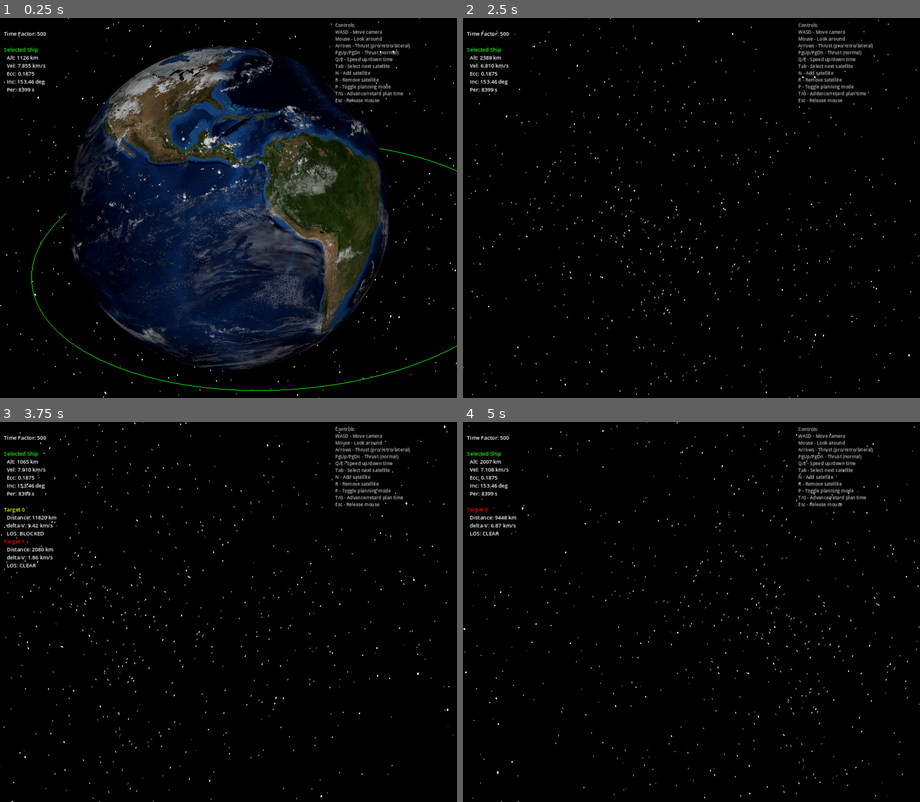
Above: before the commit, frames 1-4 (two rows, left to right).
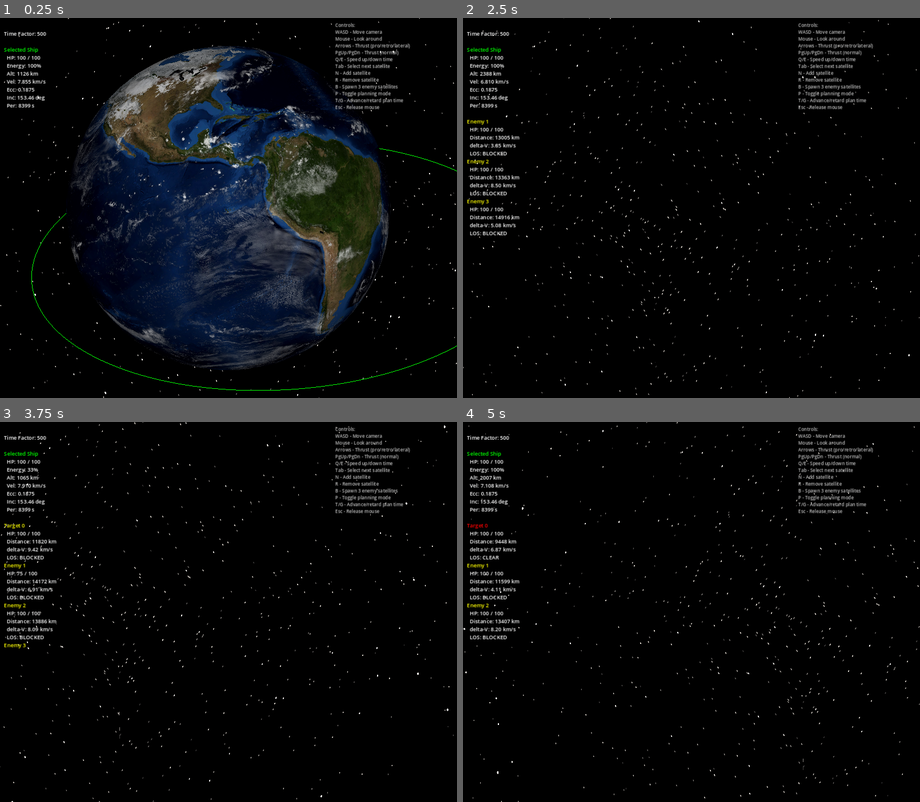
Above: after the commit, the same moments.

Repository: mellenburg/game
Game: Godot game, scene res://scenes/main.tscn
Same seed, same stepped clock (60 frames per second), same inputs: the game is played once before the commit and once after it.
Inputs (mouse positions are in pixels of both pictures, inside the frame that each line leads up to):
- Up to frame 1 (0.25 s): no input
- Up to frame 2 (2.5 s): tap Enter at 0.5 s; move the mouse to (714, 208) at 0.52 s; hold W (move_forward) from 0.53 s (still down); tap N (add_satellite) at 0.6 s; tap R (remove_satellite) at 0.8, 1.35 s; move the mouse to (668, 208) at 1.27 s; tap Tab (select_next) at 1.55, 2.1 s; move the mouse to (700, 200) at 2.02 s; tap B (add_enemies, bound only after the commit) at 2.3 s
- Up to frame 3 (3.75 s): keep holding W (move_forward); move the mouse to (223, 619) at 2.77 s; tap B (add_enemies, bound only after the commit) at 2.85 s; tap N (add_satellite) at 3.05, 3.6 s; move the mouse to (260, 615) at 3.52 s
- Up to frame 4 (5 s): keep holding W (move_forward); tap R (remove_satellite) at 3.8 s; move the mouse to (654, 608) at 4.27 s; tap T (planning_advance) at 4.35 s; tap Tab (select_next) at 4.55 s

The runs differ from the first frame. In frame 1, 0.7% of the frame differs, in the area x 1-89%, y 9-25%; in frame 2, 1.7%; in frame 3, 1.9%, in the area x 0-89%, y 9-60%; in frame 4, 1.8%.

Commit message:
Add basic combat: teams, HP, energy lasers, auto-fire, enemy spawn
Each Satellite now carries team / HP (100) / optional Weapon. Player
ships are armed with a LaserWeapon that recharges 1% per simulated
second (so time-warp speeds it up), fires only at full charge, picks
the closest enemy with clear LOS, and deals 25 HP. Tower-defense:
EarthSystem._physics_process auto-charges and auto-fires every tick,
then sweeps real_satellites for HP-zero or NaN-orbit ships and frees
them (mirroring removal in planning_satellites).

Press B to spawn three unarmed enemies in random circular orbits
(altitude 600-2000 km, random orientation) — stable so they orbit
predictably until destroyed. Tab cycles only player ships; thrust
input is rejected on enemies. HUD shows HP and weapon energy.

Weapon is a thin RefCounted base class so future kinetic / missile
types are one new file, not a match cascade.

Tests cover charge accumulation/clamping, fire gating, same-team
rejection, LOS blocking, dead-target rejection, kill-after-4-hits.

Diff:
--- a/godot/project.godot
+++ b/godot/project.godot
@@ -97,6 +97,10 @@
 "deadzone": 0.5,
 "events": [Object(InputEventKey,"resource_local_to_scene":false,"resource_name":"","device":-1,"window_id":0,"alt_press …(191 unchanged characters)…
 }
+add_enemies={
+"deadzone": 0.5,
+"events": [Object(InputEventKey,"resource_local_to_scene":false,"resource_name":"","device":-1,"window_id":0,"alt_pressed":false,"shift_pressed":false,"ctrl_pressed":false,"meta_pressed":false,"pressed":false,"keycode":0,"physical_keycode":66,"key_label":0,"unicode":0,"location":0,"echo":false,"script":null)]
+}
 
 [physics]
 
--- a/godot/scenes/main.tscn
+++ b/godot/scenes/main.tscn
@@ -103,6 +103,7 @@
 Tab - Select next satellite
 N - Add satellite
 R - Remove satellite
+B - Spawn 3 enemy satellites
 P - Toggle planning mode
 T/G - Advance/retard plan time
 Esc - Release mouse[/color][/font_size]"
--- a/godot/scripts/earth_system.gd
+++ b/godot/scripts/earth_system.gd
@@ -8,12 +8,17 @@
 const Earth = preload("res://scripts/earth.gd")
 const HUD = preload("res://scripts/hud.gd")
 const OrbitCamera = preload("res://scripts/orbit_camera.gd")
+const EarthOrbit = preload("res://scripts/earth_orbit.gd")
 
 const TIME_FACTOR_MIN: int = 0
 const TIME_FACTOR_MAX: int = 5000
 const TIME_FACTOR_RATE: int = 60       # changes per second while held
 const PLANNING_DT_MAX: int = 86400 * 7  # one week of plan window
 
+const ENEMIES_PER_SPAWN: int = 3
+const ENEMY_ALT_MIN_KM: float = 600.0
+const ENEMY_ALT_MAX_KM: float = 2000.0
+
 @export var time_factor: int = 500
 var planning_dt: int = 0
 var planning_mode: bool = false
@@ -25,6 +30,7 @@
 
 var _time_factor_accum: float = 0.0
 var _planning_dt_accum: float = 0.0
+var _rng := RandomNumberGenerator.new()
 
 @onready var earth: Earth = $Earth as Earth
 @onready var camera: OrbitCamera = $OrbitCamera as OrbitCamera
@@ -37,6 +43,7 @@
 
 
 func _ready() -> void:
+	_rng.randomize()
 	add_satellite()
 	if not real_satellites.is_empty():
 		real_satellites[0].select()
@@ -56,6 +63,9 @@
 	earth.advance_phase(sim_delta)
 	for sat in real_satellites:
 		sat.advance_time(sim_delta)
+	_process_combat(sim_delta)
+	_remove_dead_satellites()
+	for sat in real_satellites:
 		sat.render_orbit(true)
 
 	if planning_mode:
@@ -68,13 +78,72 @@
 			# given the queued thrust".
 			var plan_sat := planning_satellites[i]
 			plan_sat.clone_orbit_from(real_satellites[i])
-			if plan_sat.orbit_alive and window > 0.0:
+			if plan_sat.orbit_alive and plan_sat.alive and window > 0.0:
 				plan_sat.advance_time(window)
 			plan_sat.render_orbit(i == planning_selected)
 			plan_sat.visible = true
 	else:
 		for sat in planning_satellites:
 			sat.visible = false
+
+
+# Charge weapons and let any armed satellite auto-fire on the closest
+# valid enemy (LOS clear, opposing team, both alive). Tower-defense:
+# no player input needed.
+func _process_combat(sim_delta: float) -> void:
+	for sat in real_satellites:
+		if not sat.alive or sat.weapon == null:
+			continue
+		sat.weapon.charge(sim_delta)
+		if not sat.weapon.can_fire():
+			continue
+		var target := _pick_target(sat)
+		if target != null:
+			sat.weapon.fire(sat, target)
+
+
+func _pick_target(attacker: Satellite) -> Satellite:
+	var best: Satellite = null
+	var best_d2 := INF
+	for other in real_satellites:
+		if other == attacker:
+			continue
+		if not attacker.weapon.is_target_in_engagement_envelope(attacker, other):
+			continue
+		var d2: float = (other.orbit.r - attacker.orbit.r).length_squared()
+		if d2 < best_d2:
+			best_d2 = d2
+			best = other
+	return best
+
+
+func _remove_dead_satellites() -> void:
+	var i := 0
+	while i < real_satellites.size():
+		var sat := real_satellites[i]
+		if sat.alive and sat.orbit_alive:
+			i += 1
+			continue
+		# Mirror removal in planning so indices stay aligned.
+		if i < planning_satellites.size():
+			var plan_sat: Satellite = planning_satellites[i]
+			planning_satellites.remove_at(i)
+			plan_sat.queue_free()
+		real_satellites.remove_at(i)
+		sat.queue_free()
+		if i < selected_ship:
+			selected_ship -= 1
+		if i < planning_selected:
+			planning_selected -= 1
+	if real_satellites.is_empty():
+		selected_ship = 0
+		planning_selected = 0
+		return
+	selected_ship = clampi(selected_ship, 0, real_satellites.size() - 1)
+	planning_selected = clampi(planning_selected, 0, maxi(planning_satellites.size() - 1, 0))
+	# Picking a fresh selection above can leave the new ship un-highlighted.
+	if not real_satellites[selected_ship].selected:
+		real_satellites[selected_ship].select()
 
 
 func _process_continuous_input(delta: float) -> void:
@@ -109,13 +178,18 @@
 		planning_dt = clampi(planning_dt + dt_step, 0, PLANNING_DT_MAX)
 		_planning_dt_accum -= float(dt_step)
 
-	# Apply thrust to whichever satellite is "hot".
+	# Apply thrust to whichever satellite is "hot". Enemies are not
+	# operator-controlled, so refuse thrust input on them; a stale
+	# selection pointing at an enemy after a player ship died just means
+	# the keys do nothing this frame.
 	var target_satellites: Array[Satellite] = (
 		planning_satellites if planning_mode else real_satellites
 	)
 	var idx := planning_selected if planning_mode else selected_ship
 	if not target_satellites.is_empty() and idx >= 0 and idx < target_satellites.size():
-		target_satellites[idx].set_maneuver(thrust)
+		var sat := target_satellites[idx]
+		if sat.team == Satellite.TEAM_PLAYER:
+			sat.set_maneuver(thrust)
 
 
 func _process_one_shot_input() -> void:
@@ -127,6 +201,8 @@
 		remove_satellite()
 	if Input.is_action_just_pressed("toggle_planning"):
 		toggle_planning()
+	if Input.is_action_just_pressed("add_enemies"):
+		add_enemies()
 
 
 func add_satellite() -> void:
@@ -137,6 +213,51 @@
 	real_satellites.append(sat)
 	selected_ship = real_satellites.size() - 1
 	sat.select()
+
+
+# Spawn a fixed batch of unarmed enemies in random circular orbits.
+# Circular keeps them stable (no decay, no escape) so they're easy
+# tower-defense fodder; random altitude + orientation gives variety
+# without relying on hand-authored elements.
+func add_enemies(count: int = ENEMIES_PER_SPAWN) -> void:
+	for _i in range(count):
+		var sat := _make_enemy_in_random_orbit()
+		satellite_container.add_child(sat)
+		real_satellites.append(sat)
+
+
+func _make_enemy_in_random_orbit() -> Satellite:
+	var sat := Satellite.new()
+	sat.team = Satellite.TEAM_ENEMY
+	sat.weapon = null  # Enemies are unarmed in the MVP.
+
+	var altitude := _rng.randf_range(ENEMY_ALT_MIN_KM, ENEMY_ALT_MAX_KM)
+	var radius := EarthOrbit.EARTH_RADIUS_KM + altitude
+	var r_hat := _random_unit_vector()
+	var v_hat := _random_perpendicular_unit(r_hat)
+	var v_mag := sqrt(EarthOrbit.MU / radius)
+
+	sat.orbit = EarthOrbit.new(r_hat * radius, v_hat * v_mag)
+	return sat
+
+
+func _random_unit_vector() -> Vector3:
+	# Marsaglia: uniform on the sphere via two uniforms, no rejection.
+	var z := _rng.randf_range(-1.0, 1.0)
+	var theta := _rng.randf_range(0.0, TAU)
+	var r_xy := sqrt(maxf(1.0 - z * z, 0.0))
+	return Vector3(r_xy * cos(theta), r_xy * sin(theta), z)
+
+
+func _random_perpendicular_unit(axis: Vector3) -> Vector3:
+	# Build an arbitrary tangent in the plane perpendicular to `axis`,
+	# rotated through a random angle. Picks a stable seed direction
+	# that's never near-parallel to axis.
+	var seed_axis := Vector3.UP if absf(axis.dot(Vector3.UP)) < 0.9 else Vector3.RIGHT
+	var u := axis.cross(seed_axis).normalized()
+	var w := axis.cross(u).normalized()
+	var phi := _rng.randf_range(0.0, TAU)
+	return (u * cos(phi) + w * sin(phi)).normalized()
 
 
 func remove_satellite() -> void:
@@ -150,15 +271,22 @@
 		real_satellites[selected_ship].select()
 
 
+# Cycle through *player* ships only — enemies aren't operator-targets.
 func select_next_ship() -> void:
 	if real_satellites.is_empty():
 		return
-	real_satellites[selected_ship].unselect()
-	selected_ship = (selected_ship + 1) % real_satellites.size()
-	real_satellites[selected_ship].select()
+	var n := real_satellites.size()
+	var start := selected_ship
+	for offset in range(1, n + 1):
+		var i: int = (start + int(offset)) % n
+		if real_satellites[i].team == Satellite.TEAM_PLAYER:
+			real_satellites[selected_ship].unselect()
+			selected_ship = i
+			real_satellites[selected_ship].select()
+			break
 	if planning_mode and not planning_satellites.is_empty():
 		planning_satellites[planning_selected].unselect()
-		planning_selected = selected_ship % planning_satellites.size()
+		planning_selected = clampi(selected_ship, 0, planning_satellites.size() - 1)
 		planning_satellites[planning_selected].select()
 
 
--- a/godot/scripts/hud.gd
+++ b/godot/scripts/hud.gd
@@ -42,6 +42,9 @@
 		return
 
 	var selected: Satellite = satellites[selected_idx]
+	if not selected.alive:
+		info_label.text = "[color=red]Selected satellite is destroyed.[/color]"
+		return
 	if not selected.orbit_alive:
 		info_label.text = "[color=red]Selected satellite is dead.[/color]"
 		return
@@ -57,7 +60,12 @@
 	if planning_mode:
 		lines.append("Planning dt: %d" % dt)
 	lines.append("")
-	lines.append("[color=green]Selected Ship[/color]")
+	var team_label := "Enemy" if selected.team == Satellite.TEAM_ENEMY else "Selected Ship"
+	var team_color := "red" if selected.team == Satellite.TEAM_ENEMY else "green"
+	lines.append("[color=%s]%s[/color]" % [team_color, team_label])
+	lines.append("  HP: %.0f / %.0f" % [selected.hp, Satellite.MAX_HP])
+	if selected.weapon != null:
+		lines.append("  Energy: %d%%" % int(selected.weapon.energy * 100.0))
 	lines.append("  Alt: %.0f km" % (selected.orbit.norm_r - 6371.0))
 	lines.append("  Vel: %.3f km/s" % selected.orbit.norm_v)
 	lines.append("  Ecc: %.4f" % selected.orbit.ecc)
@@ -70,7 +78,7 @@
 		if i == selected_idx:
 			continue
 		var other: Satellite = satellites[i]
-		if not other.orbit_alive:
+		if not other.orbit_alive or not other.alive:
 			continue
 		var other_pos: Vector3 = other.orbit.r
 		var other_vel: Vector3 = other.orbit.v
@@ -78,7 +86,9 @@
 		var rel_vel := main_vel.distance_to(other_vel)
 		var blocked := LosCheck.is_blocked(main_pos, other_pos)
 		var los_color := "yellow" if blocked else "red"
-		lines.append("[color=%s]Target %d[/color]" % [los_color, i])
+		var label := "Enemy %d" if other.team == Satellite.TEAM_ENEMY else "Target %d"
+		lines.append("[color=%s]%s[/color]" % [los_color, label % i])
+		lines.append("  HP: %.0f / %.0f" % [other.hp, Satellite.MAX_HP])
 		lines.append("  Distance: %.0f km" % distance)
 		lines.append("  delta-V: %.2f km/s" % rel_vel)
 		lines.append("  LOS: %s" % ("BLOCKED" if blocked else "CLEAR"))
@@ -104,7 +114,7 @@
 	if satellites.is_empty() or selected_idx < 0 or selected_idx >= satellites.size():
 		return
 	var selected: Satellite = satellites[selected_idx]
-	if not selected.orbit_alive:
+	if not selected.orbit_alive or not selected.alive:
 		return
 	var main_eci := selected.orbit.r
 	var main_scene := main_eci * Satellite.SCENE_SCALE
@@ -113,7 +123,7 @@
 		if i == selected_idx:
 			continue
 		var other: Satellite = satellites[i]
-		if not other.orbit_alive:
+		if not other.orbit_alive or not other.alive:
 			continue
 		var other_scene := other.orbit.r * Satellite.SCENE_SCALE
 		if _camera.is_position_behind(main_scene) and _camera.is_position_behind(other_scene):
--- a/godot/scripts/satellite.gd
+++ b/godot/scripts/satellite.gd
@@ -1,24 +1,38 @@
 class_name Satellite
 extends Node3D
-## A spacecraft: orbital state, marker mesh, and orbit path. Marker mesh
-## and material are created once in _ready(); selection just toggles the
-## cached material's albedo_color.
+## A spacecraft: orbital state, marker mesh, orbit path, hit points, and
+## an optional weapon. Marker mesh and material are created once in
+## _ready(); selection / damage just toggles the cached material's
+## albedo_color.
 
 const EarthOrbit = preload("res://scripts/earth_orbit.gd")
 const OrbitalPath = preload("res://scripts/orbital_path.gd")
+const Weapon = preload("res://scripts/weapons/weapon.gd")
+const LaserWeapon = preload("res://scripts/weapons/laser_weapon.gd")
+
+const TEAM_PLAYER: int = 0
+const TEAM_ENEMY: int = 1
 
 const SCENE_SCALE: float = 1.0 / 1000.0
 const DEFAULT_R := Vector3(-6045.0, -3490.0, 2500.0)
 const DEFAULT_V := Vector3(-3.56, 6.618, 2.533)
 const DELTA_V_MAGNITUDE: float = 0.050
 const COLOR_SELECTED := Color(0.2, 1.0, 0.2)
-const COLOR_DESELECTED := Color(0.4, 0.6, 1.0)
+const COLOR_PLAYER := Color(0.4, 0.6, 1.0)
+const COLOR_ENEMY := Color(1.0, 0.35, 0.35)
+
+const MAX_HP: float = 100.0
 
 var orbit: EarthOrbit
 var selected: bool = false
 var raw_maneuver := Vector3.ZERO
 var did_maneuver: bool = false
 var orbit_alive: bool = true
+
+var team: int = TEAM_PLAYER
+var hp: float = MAX_HP
+var alive: bool = true
+var weapon: Weapon = null  # Null for unarmed units (e.g. enemies).
 
 var _marker: MeshInstance3D
 var _marker_mat: StandardMaterial3D
@@ -27,6 +41,7 @@
 
 func _init() -> void:
 	orbit = EarthOrbit.new(DEFAULT_R, DEFAULT_V)
+	weapon = LaserWeapon.new()
 
 
 func _ready() -> void:
@@ -37,7 +52,7 @@
 
 	_marker_mat = StandardMaterial3D.new()
 	_marker_mat.shading_mode = BaseMaterial3D.SHADING_MODE_UNSHADED
-	_marker_mat.albedo_color = COLOR_DESELECTED
+	_marker_mat.albedo_color = _base_color()
 	_marker.material_override = _marker_mat
 	add_child(_marker)
 
@@ -67,11 +82,26 @@
 	return DELTA_V_MAGNITUDE * raw_maneuver
 
 
+## Apply damage. Returns true if this hit took the satellite to 0 HP.
+## Only kills once — repeated calls on a dead satellite are no-ops, so
+## stray late shots from concurrent attackers don't double-fire the
+## death transition.
+func take_damage(amount: float) -> bool:
+	if not alive or amount <= 0.0:
+		return false
+	hp = maxf(hp - amount, 0.0)
+	if hp <= 0.0:
+		alive = false
+		_hide_visuals()
+		return true
+	return false
+
+
 ## Step the orbit forward. If the orbit goes pathological (NaN, escape
 ## that the propagator can't resolve), mark this satellite dead so the
 ## game controller can skip it instead of bringing the renderer down.
 func advance_time(delta_time: float) -> void:
-	if not orbit_alive:
+	if not orbit_alive or not alive:
 		return
 	var ok: bool
 	if did_maneuver:
@@ -90,13 +120,13 @@
 func render_orbit(show_path: bool) -> void:
 	if not is_inside_tree() or path_visual == null:
 		return
-	if not orbit_alive:
+	if not orbit_alive or not alive:
 		path_visual.visible = false
 		return
 	path_visual.visible = show_path
 	if not show_path:
 		return
-	path_visual.color = COLOR_SELECTED if selected else COLOR_DESELECTED
+	path_visual.color = COLOR_SELECTED if selected else _base_color()
 	path_visual.update_orbit(orbit)
 
 
@@ -116,6 +146,14 @@
 	orbit.clone_from(other.orbit)
 	selected = other.selected
 	orbit_alive = other.orbit_alive
+	team = other.team
+	hp = other.hp
+	alive = other.alive
+	# Mirror armed-vs-unarmed so the planning HUD doesn't show an
+	# energy bar for an enemy preview (clones get a fresh weapon in
+	# _init that we'd otherwise leave dangling).
+	if other.weapon == null:
+		weapon = null
 	if is_inside_tree():
 		_apply_color()
 		_sync_marker_position()
@@ -127,10 +165,14 @@
 	_marker.position = orbit.r * SCENE_SCALE
 
 
+func _base_color() -> Color:
+	return COLOR_ENEMY if team == TEAM_ENEMY else COLOR_PLAYER
+
+
 func _apply_color() -> void:
 	if _marker_mat == null:
 		return
-	_marker_mat.albedo_color = COLOR_SELECTED if selected else COLOR_DESELECTED
+	_marker_mat.albedo_color = COLOR_SELECTED if selected else _base_color()
 
 
 func _hide_visuals() -> void:
--- /dev/null
+++ b/godot/scripts/weapons/laser_weapon.gd
@@ -0,0 +1,43 @@
+class_name LaserWeapon
+extends "res://scripts/weapons/weapon.gd"
+## Energy weapon. Charges at a fixed rate of simulated time so that
+## holding speed-up genuinely speeds the weapon up (per the original
+## design intent — "1% per game tick"). LOS-only: any unblocked enemy
+## is in envelope, no max range.
+
+const LosCheck = preload("res://scripts/los_check.gd")
+
+const DAMAGE: float = 25.0
+# Fraction of full charge gained per simulated second. With time_factor
+# at the default ~500, this fully charges in ~0.2 real seconds; at
+# real-time (time_factor=1) it takes 100 s, matching the "100 ticks at
+# 1%" framing.
+const ENERGY_RATE_PER_SIM_SEC: float = 0.01
+
+
+func charge(sim_delta: float) -> void:
+	if sim_delta <= 0.0:
+		return
+	energy = clampf(energy + ENERGY_RATE_PER_SIM_SEC * sim_delta, 0.0, FULL_ENERGY)
+
+
+func is_target_in_engagement_envelope(attacker, target) -> bool:
+	if attacker == null or target == null:
+		return false
+	if not attacker.alive or not target.alive:
+		return false
+	if attacker.team == target.team:
+		return false
+	if not attacker.orbit_alive or not target.orbit_alive:
+		return false
+	return not LosCheck.is_blocked(attacker.orbit.r, target.orbit.r)
+
+
+func fire(attacker, target) -> bool:
+	if not can_fire():
+		return false
+	if not is_target_in_engagement_envelope(attacker, target):
+		return false
+	target.take_damage(DAMAGE)
+	energy = 0.0
+	return true
--- /dev/null
+++ b/godot/scripts/weapons/weapon.gd
@@ -0,0 +1,34 @@
+class_name Weapon
+extends RefCounted
+## Base class for satellite weapons. Strategy interface so adding a new
+## weapon type (kinetic, missile, ...) is one new file rather than a
+## match cascade in Satellite. Pure RefCounted — no SceneTree dependency,
+## so weapon math can be unit-tested headlessly.
+
+const FULL_ENERGY: float = 1.0
+
+var energy: float = 0.0
+
+
+## Return true once the weapon has accumulated enough energy to fire.
+func can_fire() -> bool:
+	return energy >= FULL_ENERGY
+
+
+## Advance internal energy state by sim_delta simulated seconds. Time
+## factor scales sim_delta upstream, so holding speed-up shortens the
+## charge time the same way it shortens any other in-sim duration.
+func charge(_sim_delta: float) -> void:
+	pass
+
+
+## Whether `target` is a valid engagement candidate for `attacker` right
+## now. Concrete weapons check team, range, and line-of-sight here.
+func is_target_in_engagement_envelope(_attacker, _target) -> bool:
+	return false
+
+
+## Apply the weapon's effect to `target` if eligible. Returns true if a
+## shot was actually taken (caller can use that to drive feedback later).
+func fire(_attacker, _target) -> bool:
+	return false
--- /dev/null
+++ b/godot/tests/test_laser_weapon.gd
@@ -0,0 +1,132 @@
+extends "res://tests/framework.gd"
+## Laser weapon unit tests. Uses a duck-typed FakeSat so the test
+## doesn't need a SceneTree (Satellite is a Node3D).
+
+const LaserWeapon = preload("res://scripts/weapons/laser_weapon.gd")
+const EARTH_RADIUS_KM: float = 6371.0
+
+
+class FakeOrbit extends RefCounted:
+	var r: Vector3 = Vector3(6871.0, 0.0, 0.0)  # 6371 + 500
+
+
+# Minimal stand-in for Satellite — exposes only the fields the weapon
+# reads (orbit.r, team, alive, orbit_alive). RefCounted so we don't
+# leak across tests.
+class FakeSat extends RefCounted:
+	var orbit: FakeOrbit
+	var team: int = 0
+	var alive: bool = true
+	var orbit_alive: bool = true
+	var hp: float = 100.0
+
+	func _init() -> void:
+		orbit = FakeOrbit.new()
+
+	func take_damage(amount: float) -> bool:
+		hp = maxf(hp - amount, 0.0)
+		if hp <= 0.0:
+			alive = false
+			return true
+		return false
+
+
+func _make_player(pos: Vector3 = Vector3(EARTH_RADIUS_KM + 500.0, 0.0, 0.0)) -> FakeSat:
+	var s := FakeSat.new()
+	s.team = 0
+	s.orbit.r = pos
+	return s
+
+
+func _make_enemy(pos: Vector3) -> FakeSat:
+	var s := FakeSat.new()
+	s.team = 1
+	s.orbit.r = pos
+	return s
+
+
+func test_charge_accumulates_with_sim_delta() -> void:
+	var w := LaserWeapon.new()
+	assert_close(w.energy, 0.0)
+	w.charge(10.0)  # 10 sim seconds * 0.01 = 0.1
+	assert_close(w.energy, 0.1)
+	w.charge(50.0)
+	assert_close(w.energy, 0.6)
+
+
+func test_charge_clamps_at_full() -> void:
+	var w := LaserWeapon.new()
+	w.charge(10000.0)
+	assert_close(w.energy, 1.0)
+	assert_true(w.can_fire())
+
+
+func test_cannot_fire_below_full() -> void:
+	var w := LaserWeapon.new()
+	w.charge(50.0)  # 50%
+	var attacker := _make_player()
+	var target := _make_enemy(Vector3(EARTH_RADIUS_KM + 500.0, 1000.0, 0.0))
+	assert_false(w.can_fire())
+	assert_false(w.fire(attacker, target))
+	assert_eq(target.hp, 100.0)
+
+
+func test_fires_and_resets_energy() -> void:
+	var w := LaserWeapon.new()
+	w.charge(10000.0)
+	var attacker := _make_player()
+	var target := _make_enemy(Vector3(EARTH_RADIUS_KM + 500.0, 1000.0, 0.0))
+	assert_true(w.fire(attacker, target))
+	assert_close(target.hp, 75.0)
+	assert_close(w.energy, 0.0)
+
+
+func test_does_not_engage_same_team() -> void:
+	var w := LaserWeapon.new()
+	w.charge(10000.0)
+	var attacker := _make_player()
+	var ally := _make_player(Vector3(EARTH_RADIUS_KM + 500.0, 1000.0, 0.0))
+	assert_false(w.is_target_in_engagement_envelope(attacker, ally))
+	assert_false(w.fire(attacker, ally))
+	assert_close(ally.hp, 100.0)
+	assert_close(w.energy, 1.0)
+
+
+func test_does_not_engage_when_los_blocked() -> void:
+	var w := LaserWeapon.new()
+	w.charge(10000.0)
+	# Antipodal: ray passes through Earth.
+	var attacker := _make_player(Vector3(EARTH_RADIUS_KM + 500.0, 0.0, 0.0))
+	var enemy := _make_enemy(Vector3(-(EARTH_RADIUS_KM + 500.0), 0.0, 0.0))
+	assert_false(w.is_target_in_engagement_envelope(attacker, enemy))
+	assert_false(w.fire(attacker, enemy))
+	assert_close(enemy.hp, 100.0)
+
+
+func test_does_not_engage_dead_target() -> void:
+	var w := LaserWeapon.new()
+	w.charge(10000.0)
+	var attacker := _make_player()
+	var enemy := _make_enemy(Vector3(EARTH_RADIUS_KM + 500.0, 1000.0, 0.0))
+	enemy.alive = false
+	assert_false(w.is_target_in_engagement_envelope(attacker, enemy))
+	assert_false(w.fire(attacker, enemy))
+
+
+func test_kills_after_four_hits() -> void:
+	var attacker := _make_player()
+	var enemy := _make_enemy(Vector3(EARTH_RADIUS_KM + 500.0, 1000.0, 0.0))
+	for _i in range(4):
+		var w := LaserWeapon.new()
+		w.charge(10000.0)
+		assert_true(w.fire(attacker, enemy))
+	assert_close(enemy.hp, 0.0)
+	assert_false(enemy.alive)
+
+
+func test_charge_ignores_zero_or_negative_delta() -> void:
+	var w := LaserWeapon.new()
+	w.charge(0.0)
+	assert_close(w.energy, 0.0)
+	w.charge(-5.0)
+	assert_close(w.energy, 0.0)
